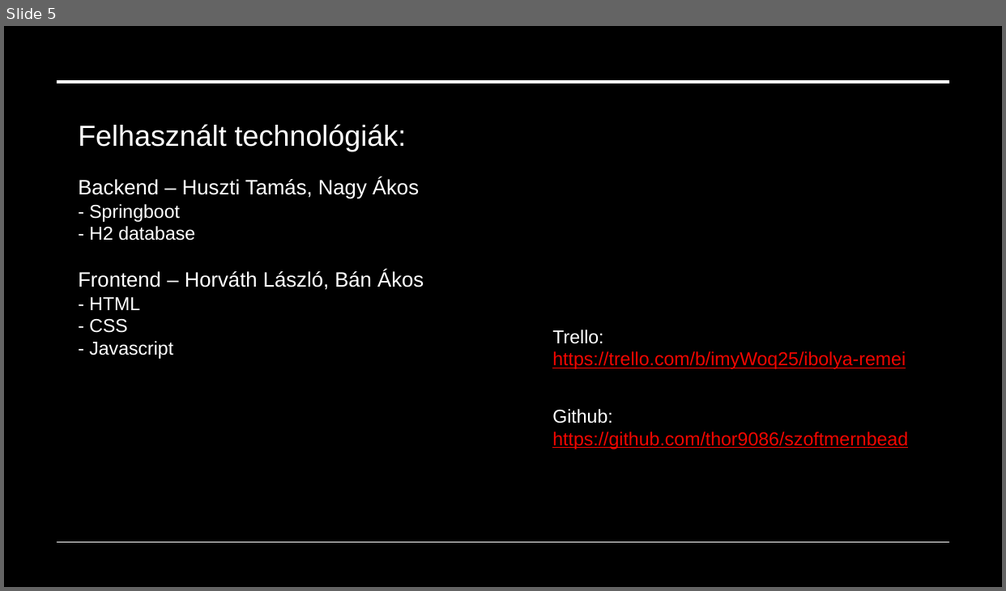
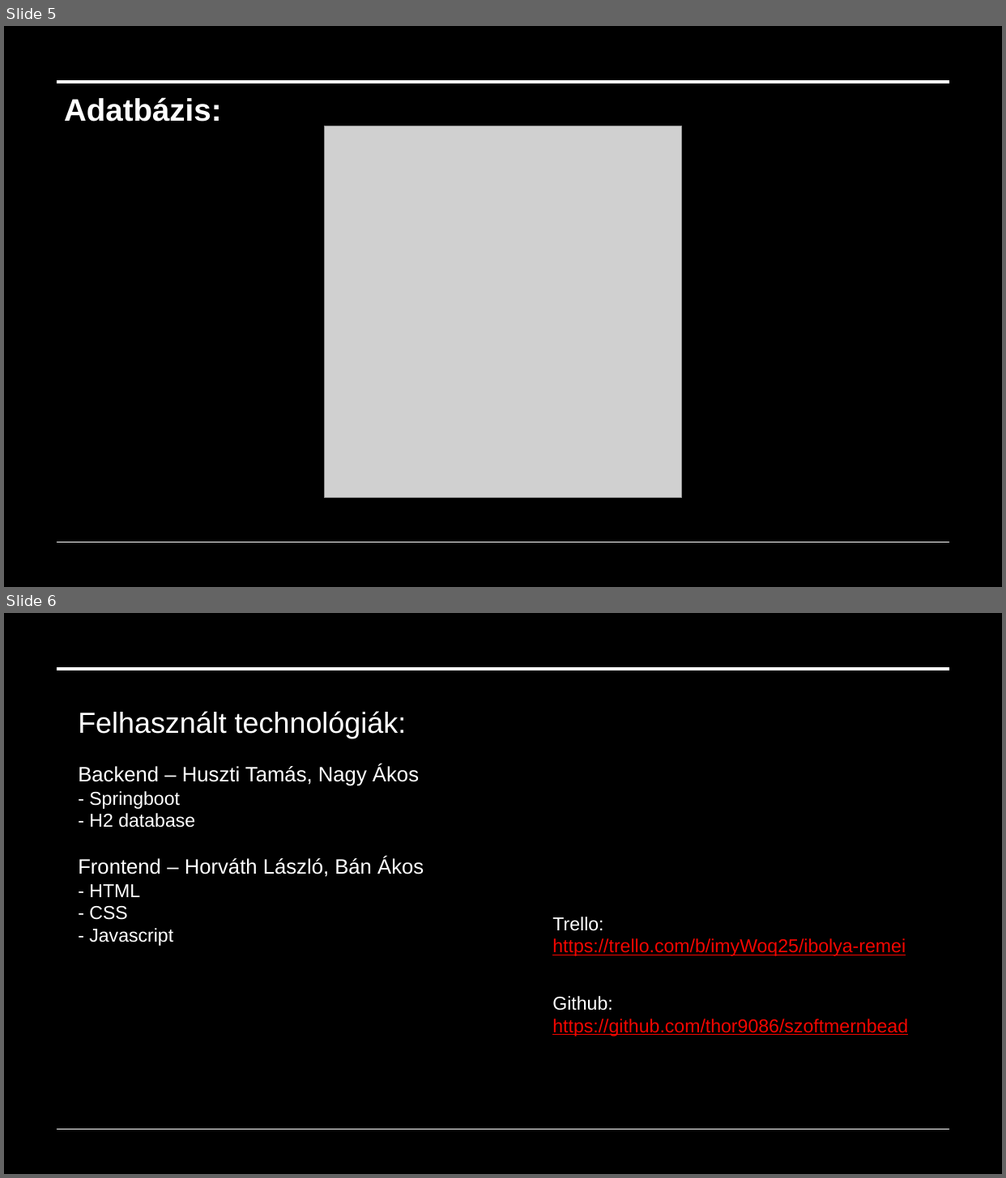
Before and after one commit to thor9086/szoftmernbead, a slide deck: ibolyApp-1.pptx. Shown one above the other, each under a label of ours: slide 5 before the commit, slides 5 and 6 after it. The pictures are 1006x591 and 1006x1178 pixels, drawn with LibreOffice and Linux fonts; fonts in the diff are those of the drawing; grey boxes stand for pictures; background and template pictures are left out; a plain dark background stands for a picture behind light text. Boxes give left, top, right and bottom in pixels: in the first picture for what was removed or moved away, otherwise in the second. Text is boxed around its words. In the diff, an @@ line names an element or a change of style, - is before the commit and + after.

```diff
--- a/ibolyApp-1.pptx
+++ b/ibolyApp-1.pptx
@@ slide 5 added at <box>4,26,1002,587</box>, background picture (left out) @@
@@ rectangle added at <box>4,26,1002,587</box>, fill #000000 @@
@@ line added from (57, 81) to (949, 81), #FFFFFF 3 pt @@
@@ text added at <box>64,97,221,122</box>, 30 pt, text #FFFFFF, bold @@
+Adatbázis:
@@ picture added at <box>325,126,681,498</box> @@
@@ line added from (57, 543) to (949, 543), #FFFFFF 0.5 pt @@
@@ what was slide 5 is now slide 6 @@
```
Also in this commit, not shown: 1 slide changed.
